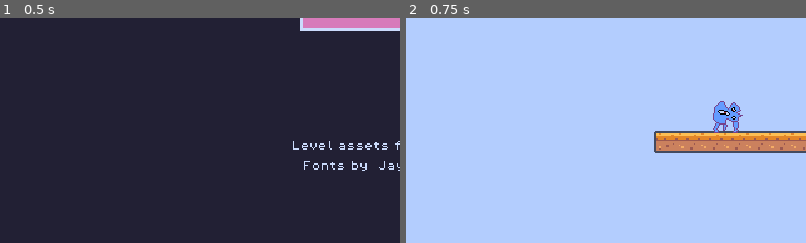
Above: before the commit, frames 1-2 (left to right).
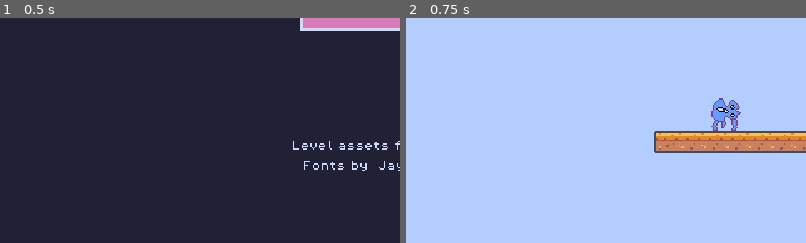
Above: after the commit, the same moments.

Repository: yndajas/ludum-dare-54
Game: Godot game, scene res://scenes/main_menu.tscn
The game is run twice, just before and just after one commit, with the same random seed, the same clock (stepped at 60 frames per second) and the same inputs.
Inputs:
- Up to frame 1 (0.5 s): no input
- Up to frame 2 (0.75 s): click "Start game" at 0.5 s
The pictures show only the part of the screen within x 0-50%, y 50-100%; the shares and areas given below are measured in that part.

Frame 1 is identical in both runs. In frame 2, 0.5% of the frame differs, in the area x 76-85%, y 35-52%.

Commit message:
Adjust player starting position and collision shape

Diff:
--- a/scenes/level_1.tscn
+++ b/scenes/level_1.tscn
@@ -184,8 +184,7 @@
 }]
 
 [sub_resource type="CapsuleShape2D" id="CapsuleShape2D_d60yk"]
-radius = 13.0
-height = 26.0
+height = 24.0
 
 [node name="Level1" type="Node2D"]
 
@@ -205,7 +204,7 @@
 layer_0/tile_data = PackedInt32Array(983051, 65536, 0, 983052, 131072, 0, 983053, 131072, 0, 983054, 131072, 0, 983055, …(334 unchanged characters)…
 
 [node name="Player" type="CharacterBody2D" parent="."]
-position = Vector2(24, 0)
+position = Vector2(23, -2)
 
 [node name="AnimatedSprite2D" type="AnimatedSprite2D" parent="Player"]
 position = Vector2(232, 256)
@@ -214,5 +213,5 @@
 frame_progress = 0.93962
 
 [node name="CollisionShape2D" type="CollisionShape2D" parent="Player"]
-position = Vector2(232, 259)
+position = Vector2(232, 260)
 shape = SubResource("CapsuleShape2D_d60yk")
